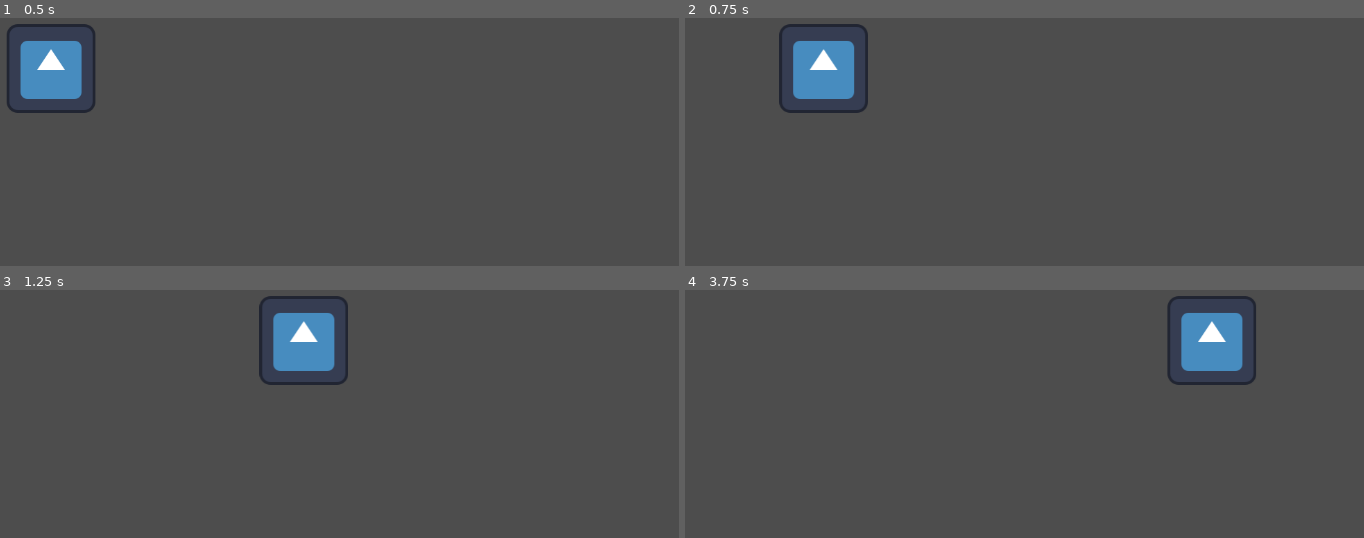
Above: before the commit, frames 1-4 (two rows, left to right).
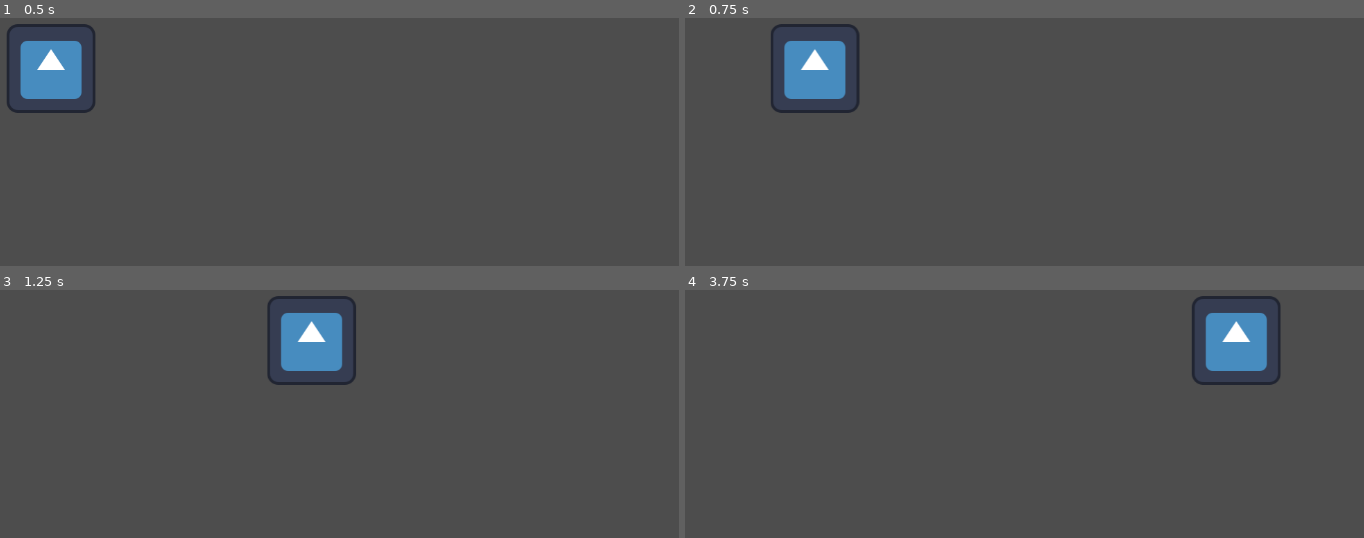
Above: after the commit, the same moments.

Repository: TiredCat388/UPCSG_GAMEJAM
Game: Godot game, scene res://scenes/MainScene.tscn
The game is run twice, just before and just after one commit, with the same random seed, the same clock (stepped at 60 frames per second) and the same inputs. This scene is started directly instead of the project's main scene. The engine's default icon, where the game draws it, is replaced by a stand-in: a white triangle on a blue panel in a dark square.
Inputs (mouse positions are in pixels of both pictures, inside the frame that each line leads up to):
- Up to frame 1 (0.5 s): no input
- Up to frame 2 (0.75 s): tap Enter (ui_accept) at 0.5 s; move the mouse to (1167, 18) at 0.52 s; hold D (right) from 0.53 s (still down); tap Space (dash) at 0.6 s; click (1167, 18) at 0.67 s
- Up to frame 3 (1.25 s): keep holding D (right); tap Enter (ui_accept) at 0.77 s
- Up to frame 4 (3.75 s): move the mouse to (827, 337) at 1.27 s; release D (right) at 1.28 s; hold S (down) 1.28-2.03 s; tap Space (dash) every 0.75 s from 1.35 to 3.6 s; tap Enter (ui_accept) at 1.52, 2.75, 3.02 s; move the mouse to (outside the picture) at 2.02 s; hold D (right) 2.03-2.78 s; move the mouse to (949, 404) at 2.77 s; hold W (up) 2.78-3.53 s; click (949, 404) at 2.92 s; move the mouse to (1228, 381) at 3.52 s; hold A (left) from 3.53 s (still down)

Frame 1 is identical in both runs. In frame 2, 1.5% of the frame differs, in the area x 12-27%, y 2-39%; in frame 3, 1.4%; in frame 4, 2.6%, in the area x 70-88%, y 2-39%.

Commit message:
[PlayerMovement][Llenes] Merged PlayerDash into PlayerMovement

Diff:
--- a/scenes/Player.tscn
+++ b/scenes/Player.tscn
@@ -1,8 +1,7 @@
-[gd_scene load_steps=5 format=3 uid="uid://bu3hyhaaugnhu"]
+[gd_scene load_steps=4 format=3 uid="uid://bu3hyhaaugnhu"]
 
 [ext_resource type="Script" uid="uid://dc5fb6xsw7f8e" path="res://scripts/PlayerMovement.gd" id="1_v6fml"]
 [ext_resource type="Texture2D" uid="uid://bjd6q4o85hg8m" path="res://assets/icon.svg" id="2_3li8b"]
-[ext_resource type="Script" uid="uid://d1e8m7py82isd" path="res://scripts/PlayerDash.gd" id="3_3li8b"]
 
 [sub_resource type="RectangleShape2D" id="RectangleShape2D_mdl7e"]
 size = Vector2(128, 128)
@@ -17,8 +16,3 @@
 
 [node name="CollisionShape2D" type="CollisionShape2D" parent="."]
 shape = SubResource("RectangleShape2D_mdl7e")
-
-[node name="PlayerDash" type="Node" parent="."]
-script = ExtResource("3_3li8b")
-dash_speed = 900.0
-dash_duration = 0.1
--- a/scripts/PlayerDash.gd
+++ /dev/null
@@ -1,47 +0,0 @@
-extends Node
-class_name PlayerDash
-
-var player_body: CharacterBody2D
-var player_movement: Node
-
-@export var dash_speed: float = 800.0
-@export var dash_duration: float = 0.2
-@export var dash_cooldown: float = 0.5
-
-var is_dashing: bool = false
-var can_dash: bool = true
-var dash_direction: Vector2 = Vector2.ZERO
-
-
-func _ready() -> void:
-	player_body = get_parent() as CharacterBody2D
-	player_movement = get_parent() as Node
-
-	assert(player_body != null, "body")
-	assert(player_movement != null, "movement")
-
-
-func _start_dash() -> void:
-	player_body.velocity = dash_direction.normalized() * dash_speed
-	await get_tree().create_timer(dash_duration).timeout
-	is_dashing = false
-
-	# Starts dash cooldown timer
-	await get_tree().create_timer(dash_cooldown).timeout
-
-	can_dash = true
-
-
-func try_dash(input_direction: Vector2) -> void:
-	# Prevents dashing while on cooldown or while currently dashing
-	if not can_dash or is_dashing:
-		return
-
-	dash_direction = input_direction
-	if dash_direction == Vector2.ZERO:
-		dash_direction = player_movement.facing_direction
-
-	is_dashing = true
-	can_dash = false
-
-	_start_dash()
--- a/scripts/PlayerMovement.gd
+++ b/scripts/PlayerMovement.gd
@@ -1,7 +1,4 @@
 extends CharacterBody2D
-
-var player_body: CharacterBody2D
-var player_dash: PlayerDash
 
 @export var MAX_SPEED: float = 400.0
 @export var ACCELERATION: float = 1600.0
@@ -9,11 +6,41 @@
 
 var facing_direction: Vector2 = Vector2.RIGHT
 
+#region PlayerDash
+@export var dash_speed: float = 800.0
+@export var dash_duration: float = 0.2
+@export var dash_cooldown: float = 0.5
 
-func _ready() -> void:
-	player_dash = $PlayerDash
-	assert(player_dash != null, "PlayerDash node not found")
+var is_dashing: bool = false
+var can_dash: bool = true
+var dash_direction: Vector2 = Vector2.ZERO
 
+
+func _start_dash() -> void:
+	velocity = dash_direction.normalized() * dash_speed
+	await get_tree().create_timer(dash_duration).timeout
+	is_dashing = false
+
+	# Starts dash cooldown timer
+	await get_tree().create_timer(dash_cooldown).timeout
+
+	can_dash = true
+
+
+func try_dash(input_direction: Vector2) -> void:
+	# Prevents dashing while on cooldown or while currently dashing
+	if not can_dash or is_dashing:
+		return
+
+	dash_direction = input_direction
+	if dash_direction == Vector2.ZERO:
+		dash_direction = facing_direction
+
+	is_dashing = true
+	can_dash = false
+
+	_start_dash()
+#endregion
 
 func _physics_process(delta: float) -> void:
 	# Normalizes player input to handle diagonal movement properly
@@ -22,10 +49,10 @@
 		facing_direction = input_direction.normalized()
 
 	if Input.is_action_just_pressed("dash"):
-		player_dash.try_dash(input_direction)
+		try_dash(input_direction)
 
-	if player_dash.is_dashing:
-		velocity = player_dash.dash_direction * player_dash.dash_speed
+	if is_dashing:
+		velocity = dash_direction * dash_speed
 	else:
 		# Separates target from current velocity to allow acceleration and deceleration
 		var target_velocity: Vector2 = input_direction * MAX_SPEED
Not shown: 1 places in default_bus_layout.tres that only renumber resources
Not shown, removed: scripts/PlayerDash.gd.uid
Not shown, added: GEMINI.md
